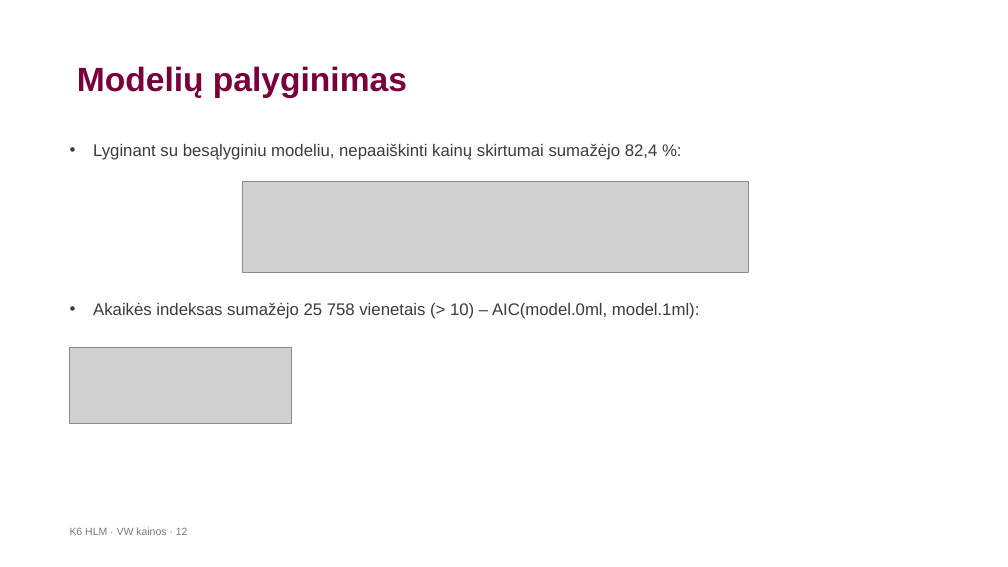
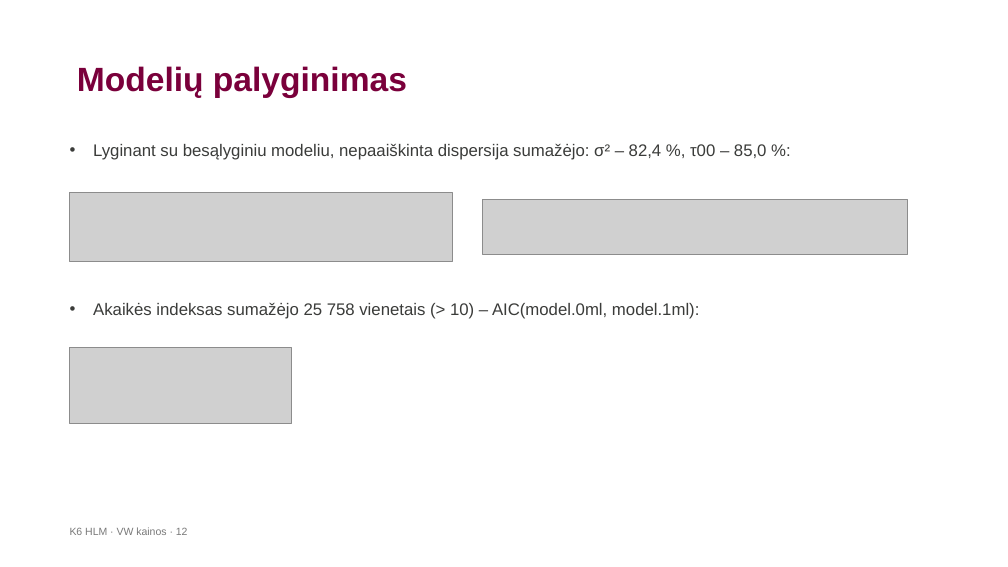
Before and after one commit to LidijaPu/K6, a slide deck: slide 12 of K6_HLM_VW_pristatymas_.pptx. Drawn at 1008x567 pixels with LibreOffice and Linux fonts; fonts in the diff are those of the drawing; grey boxes stand for pictures; background and template pictures are left out. Boxes give left, top, right and bottom in pixels: in the first picture for what was removed or moved away, otherwise in the second. Text is boxed around its words. In the diff, an @@ line names an element or a change of style, - is before the commit and + after.

```diff
--- a/K6_HLM_VW_pristatymas_.pptx
+++ b/K6_HLM_VW_pristatymas_.pptx
@@ text at box(93, 144, 767, 160): text changed @@
-• Lyginant su besąlyginiu modeliu, nepaaiškinti kainų skirtumai sumažėjo 82,4 %:
+• Lyginant su besąlyginiu modeliu, nepaaiškinta dispersija sumažėjo: σ² – 82,4 %, τ00 – 85,0 %:
@@ picture: place and size @@
-picture at box(242, 181, 748, 272)
+picture at box(70, 193, 452, 262)
@@ picture added at box(482, 200, 907, 254) @@
```
Also in this commit, not shown: 4 other files.
